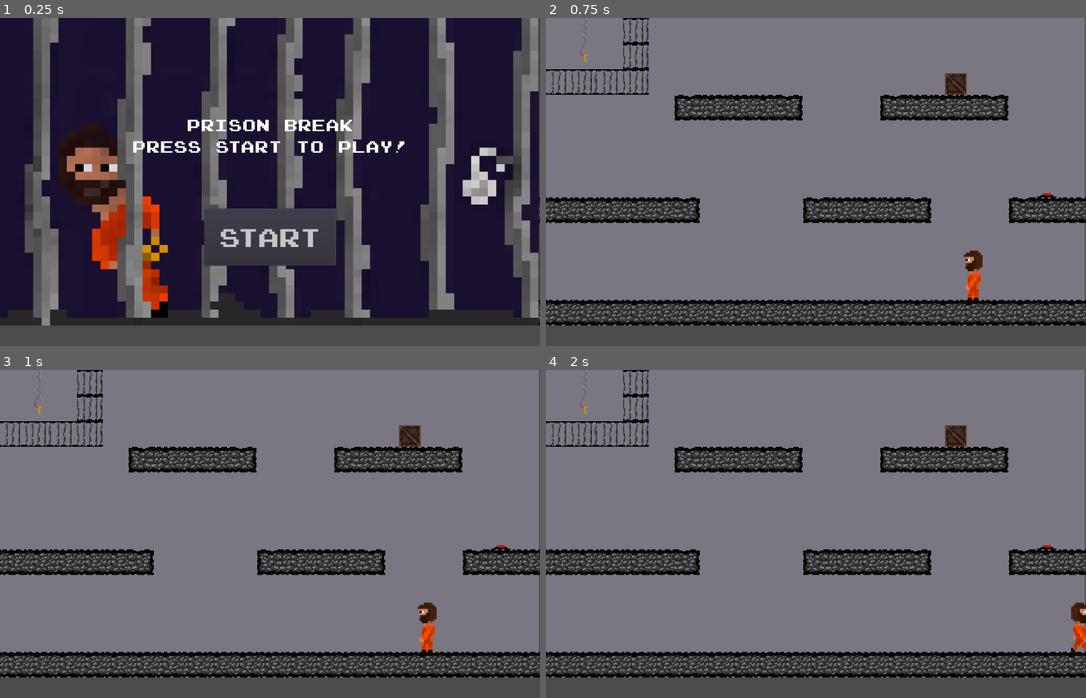
Above: before the commit, frames 1-4 (two rows, left to right).
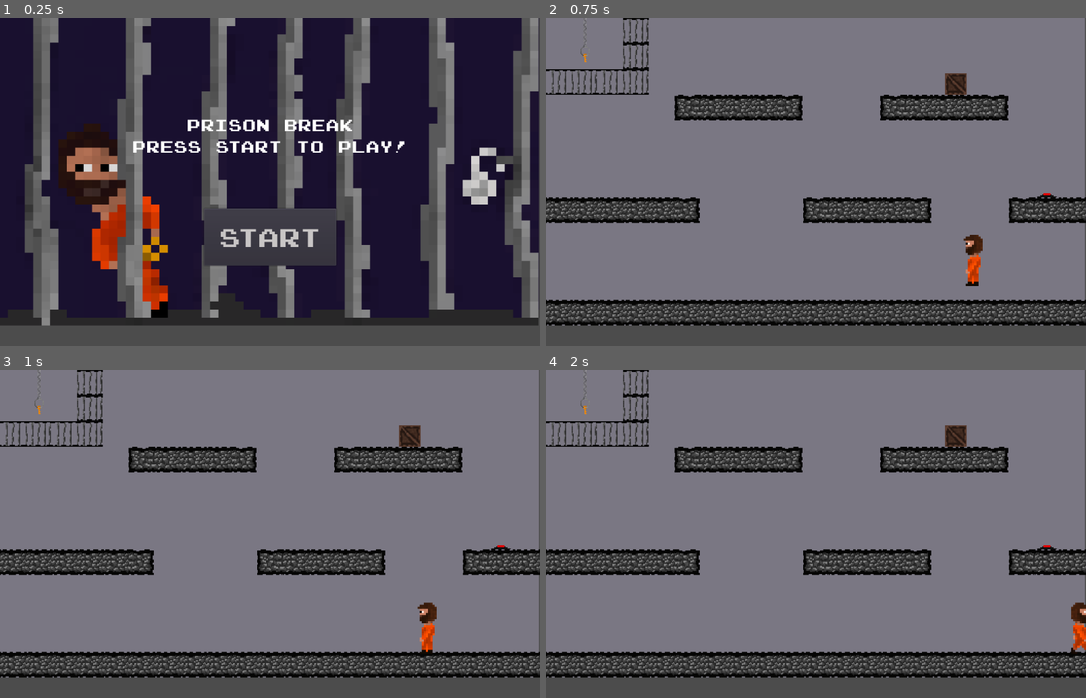
Above: after the commit, the same moments.

Repository: SanPug1/Prison-Break-Game
Game: Godot game, scene res://Everything.tscn
Same seed, same stepped clock (60 frames per second), same inputs: the game is played once before the commit and once after it. Sound files missing from this copy of the repository are replaced by a short silence.
Inputs (mouse positions are in pixels of both pictures, inside the frame that each line leads up to):
- Up to frame 1 (0.25 s): no input
- Up to frame 2 (0.75 s): click "Start" at 0.5 s
- Up to frame 3 (1 s): no input
- Up to frame 4 (2 s): tap Enter at 1.25 s; move the mouse to (956, 435) at 1.27 s; hold Right (player_right) from 1.28 s (still down); click (956, 435) at 1.35 s; tap Z (player_jump) at 1.52 s

The runs differ from the first frame. In frame 1, less than 0.1% of the frame differs, in the area x 99-100%, y 54-94%; in frame 2, 0.5%, in the area x 77-81%, y 66-87%; in frame 3, nothing differs; in frame 4, nothing differs.

Commit message:
music added and level fixes

Diff:
--- a/Everything.gd
+++ b/Everything.gd
@@ -1,10 +1,10 @@
 extends Node
 
+var levels
+
 func _ready():
-#	$Player.lock = true
-#	$Player.visible = false
-	pass
-#
-#func _on_Game_Start():
-#	$Player.lock = false
-#	$Player.visible = true
+	levels = $Levels
+	remove_child($Levels)
+
+func _on_Title_Screen_game_start() -> void:
+	add_child(levels)
--- a/Everything.tscn
+++ b/Everything.tscn
@@ -10,3 +10,5 @@
 [node name="Levels" parent="." instance=ExtResource( 2 )]
 
 [node name="Title_Screen" parent="." instance=ExtResource( 1 )]
+
+[connection signal="game_start" from="Title_Screen" to="." method="_on_Title_Screen_game_start"]
--- a/Levels/Levels.gd
+++ b/Levels/Levels.gd
@@ -32,6 +32,7 @@
 	remove_child($Puzzle_9)
 	Puzzle10 = $Puzzle_10
 	#remove_child($Puzzle_10)
+	$song.play()
 
 func _on_Puzzle_10_next_puzzle() -> void:
 	remove_child($Puzzle_10)
@@ -42,3 +43,7 @@
 func _on_Puzzle_3_next_puzzle() -> void:
 	remove_child($Puzzle_3)
 	add_child(Puzzle9)
+
+
+func _on_song_finished() -> void:
+	$song.play()
--- a/Levels/Levels.tscn
+++ b/Levels/Levels.tscn
@@ -11,6 +11,7 @@
 [ext_resource path="res://Levels/Puzzle 2.tscn" type="PackedScene" id=9]
 [ext_resource path="res://Levels/Puzzle 7.tscn" type="PackedScene" id=10]
 [ext_resource path="res://Levels/Levels.gd" type="Script" id=11]
+[ext_resource path="res://Music/Melanies_Prison_Escape_Song.wav" type="AudioStream" id=12]
 
 [node name="Levels" type="Node"]
 script = ExtResource( 11 )
@@ -35,4 +36,11 @@
 
 [node name="Puzzle_9" parent="." instance=ExtResource( 3 )]
 
+[node name="song" type="AudioStreamPlayer" parent="."]
+stream = ExtResource( 12 )
+volume_db = -8.739
+
+[connection signal="next_puzzle" from="Puzzle_2" to="." method="_on_Puzzle_2_next_puzzle"]
+[connection signal="next_puzzle" from="Puzzle_3" to="." method="_on_Puzzle_3_next_puzzle"]
 [connection signal="next_puzzle" from="Puzzle_10" to="." method="_on_Puzzle_10_next_puzzle"]
+[connection signal="finished" from="song" to="." method="_on_song_finished"]
--- a/Levels/Platform.tscn
+++ b/Levels/Platform.tscn
@@ -26,6 +26,7 @@
 shape = SubResource( 1 )
 
 [node name="AnimationPlayer" type="AnimationPlayer" parent="."]
+playback_speed = 0.5
 method_call_mode = 1
 anims/movement = ExtResource( 3 )
 
--- a/Levels/Puzzle 10.gd
+++ b/Levels/Puzzle 10.gd
@@ -25,6 +25,8 @@
 		$doorArea.hide()
 		$doorArea.set_collision_layer_bit(0, false)
 		$doorArea.set_collision_mask_bit(0, false)
+		$keyArea.set_collision_layer_bit(0, false)
+		$keyArea.set_collision_mask_bit(0, false)
 		firstrun = false
 
 func _on_ButtonTimer_timeout() -> void:
@@ -37,8 +39,11 @@
 	$TileMap.set_collision_mask_bit(0, true)
 	$TileMap3.set_collision_layer_bit(0, false)
 	$TileMap3.set_collision_mask_bit(0, false)
+	$keyArea.set_collision_layer_bit(0, false)
+	$keyArea.set_collision_mask_bit(0, false)
 
 func _on_Area2D_body_entered(body: Node) -> void:
+	$ButtonTimer.stop()
 	$Area2D.hide()
 	$PressedButtonTile.show()
 	$TileMap.hide()
@@ -48,6 +53,8 @@
 	$TileMap3.set_collision_mask_bit(0, true)
 	$TileMap.set_collision_layer_bit(0, false)
 	$TileMap.set_collision_mask_bit(0, false)
+	$keyArea.set_collision_layer_bit(0, true)
+	$keyArea.set_collision_mask_bit(0, true)
 
 func _on_Area2D_body_exited(body: Node) -> void:
 	$ButtonTimer.start()
--- a/Levels/Puzzle 10.tscn
+++ b/Levels/Puzzle 10.tscn
@@ -17,6 +17,7 @@
 color = Color( 0.482353, 0.470588, 0.517647, 1 )
 
 [node name="TileMap" type="TileMap" parent="."]
+visible = false
 tile_set = ExtResource( 1 )
 cell_size = Vector2( 50, 50 )
 show_collision = true
@@ -51,10 +52,9 @@
 show_collision = true
 collision_use_kinematic = true
 format = 1
-tile_data = PoolIntArray( -1, 3, 0, -65536, 4, 0, -65535, 4, …(293 unchanged characters)…  0, 1, 5, 0, 21, 2, 0, 131071, 3, 0, 65537, 5, 0, 65557, 2, 0, 196607, 3, 0, 131073, 5, 0, 131093, 2, 0, 262143, 3, 0, 196613, …(861 unchanged characters)…
+tile_data = PoolIntArray( -1, 3, 0, -65536, 4, 0, -65535, 4, …(293 unchanged characters)…  0, 1, 5, 0, 21, 2, 0, 131071, 3, 0, 65557, 2, 0, 196607, 3, 0, 131093, 2, 0, 262143, 3, 0, 196613, …(861 unchanged characters)…
 
 [node name="keyArea" type="Area2D" parent="."]
-visible = false
 collision_layer = 2
 collision_mask = 2
 
@@ -65,7 +65,7 @@
 show_collision = true
 collision_use_parent = true
 format = 1
-tile_data = PoolIntArray( 196609, 7, 0 )
+tile_data = PoolIntArray( 65537, 7, 0 )
 
 [node name="doorArea" type="Area2D" parent="."]
 visible = false
--- a/Levels/Puzzle 2.tscn
+++ b/Levels/Puzzle 2.tscn
@@ -112,6 +112,7 @@
 scale = Vector2( 2, 2 )
 tile_set = ExtResource( 2 )
 cell_size = Vector2( 16, 16 )
+show_collision = true
 format = 1
 tile_data = PoolIntArray( -1, 0, 262146, -65536, 0, 196609, -65535, 0, 196609, -65534, 0, 196609, -65533, 0, 196609, -6 …(2887 unchanged characters)…
 
Not shown: 1 places in Levels/Levels.tscn that only renumber resources
Not shown, added: Music/Melanies_Prison_Escape_Song.wav.import
Not shown, added: Music/Melanies_Prison_Escape_Song.wav
